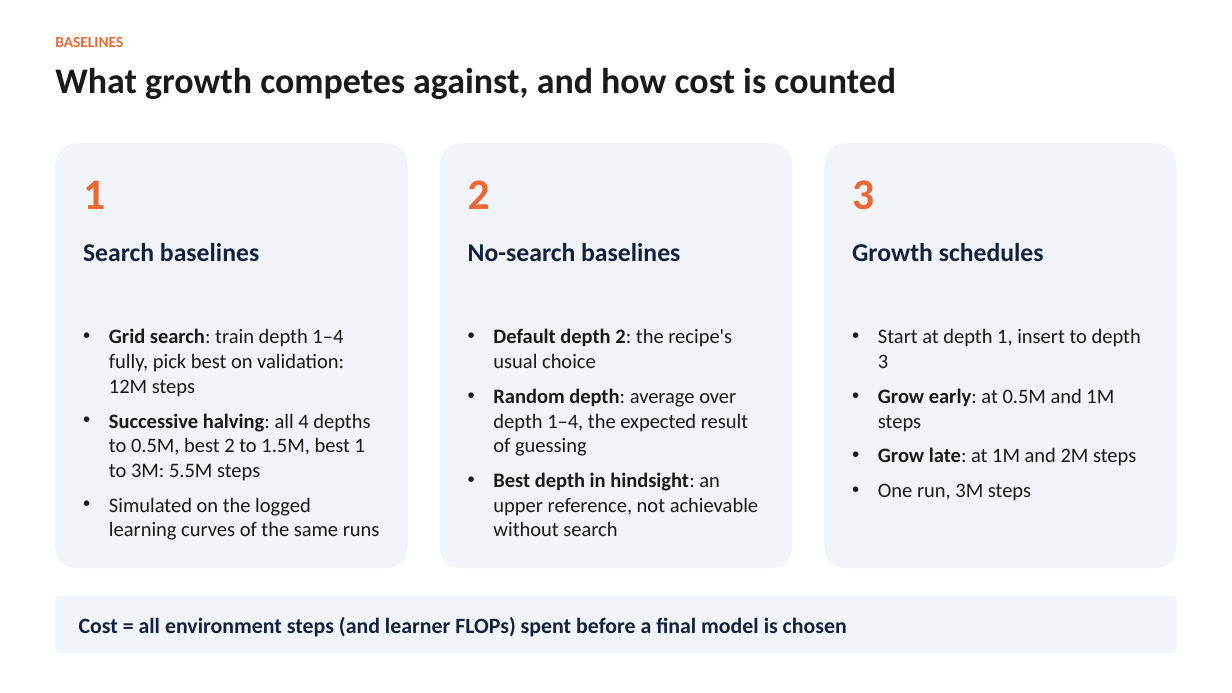
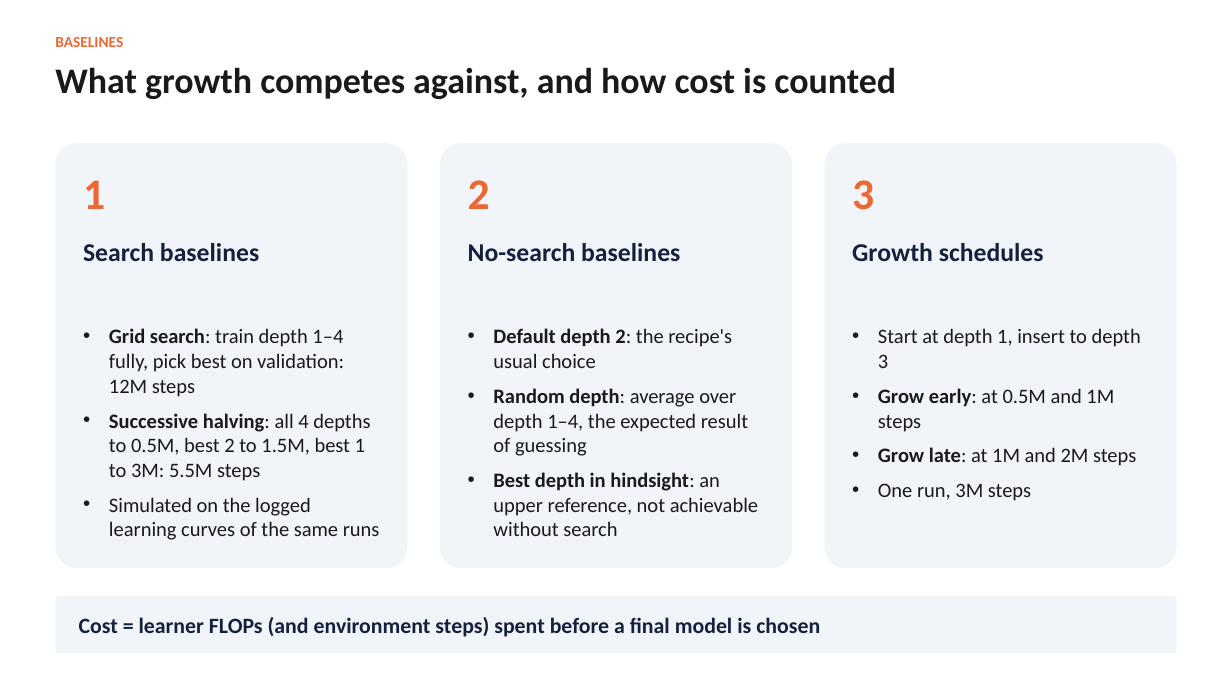
Before and after one commit to adlsdztony/comp9501-depth-growth, a slide deck: slide 6 of deck/COMP9501_Growth_Results_v2.pptx. Drawn at 1232x693 pixels with LibreOffice and Linux fonts; fonts in the diff are those of the drawing. Boxes give left, top, right and bottom in pixels: in the first picture for what was removed or moved away, otherwise in the second. Text is boxed around its words. In the diff, an @@ line names an element or a change of style, - is before the commit and + after.

```diff
--- a/deck/COMP9501_Growth_Results_v2.pptx
+++ b/deck/COMP9501_Growth_Results_v2.pptx
@@ text at (x1=79, y1=617, x2=820, y2=637): text changed @@
-Cost = all environment steps (and learner FLOPs) spent before a final model is chosen
+Cost = learner FLOPs (and environment steps) spent before a final model is chosen
```
Also in this commit, not shown: 10 other slides changed, 8 other files.
